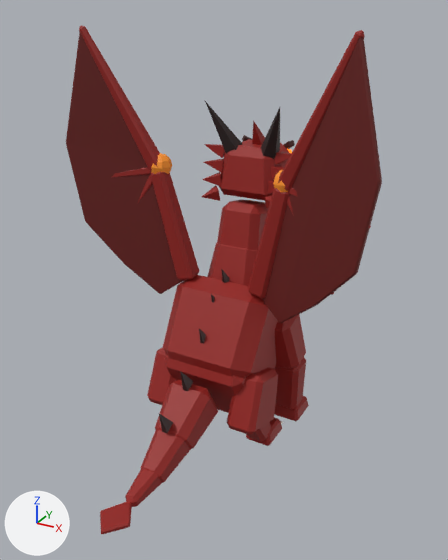
What one commit did to the Blender file models/CannonTame/Animals/09_Volcano/LavaDrake/LavaDrake.blend.
One viewpoint serves both versions: a 50 mm camera at (8.81, -14.95, 13.42) aimed at (0.57, 0.04, 5.92). The lights are fixed; the arrows at lower left show +X, +Y and +Z. The older version comes first.

Names of what the first picture shows: 'LavaDrake'.
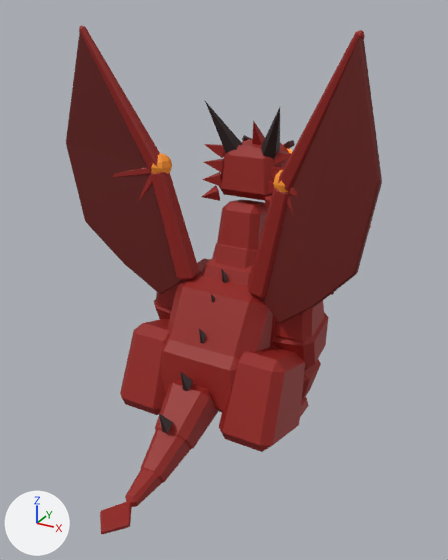
Diff of the bpy script that builds the scene:
```diff
--- a/models/CannonTame/Animals/09_Volcano/LavaDrake/LavaDrake.blend.py
+++ b/models/CannonTame/Animals/09_Volcano/LavaDrake/LavaDrake.blend.py
@@ me_lavadrake @@
 # used by ob_lavadrake; location = (0.0, 0.0, 0.0)
-me_lavadrake.from_pydata(...)  # 3464 vertices, 3566 faces; spans x -5.02..5.02, y -5.65..5.65, z 0.0..12.94
+me_lavadrake.from_pydata(...)  # 5552 vertices, 5684 faces; spans x -5.02..5.02, y -5.65..5.65, z 0.0..12.94
+# me_lavadrake part 1: 2088 vertices added at x -3.05..3.05, y -1.36..3.37, z 0.32..5.84
 me_lavadrake.materials.append(mat_lavadrake_mat)
```

Boxes [x1, y1, x2, y2] around the edits, measured in the pictures (448 x 560 px):
part 1 of me_lavadrake, added (red): after [120, 258, 329, 452]
